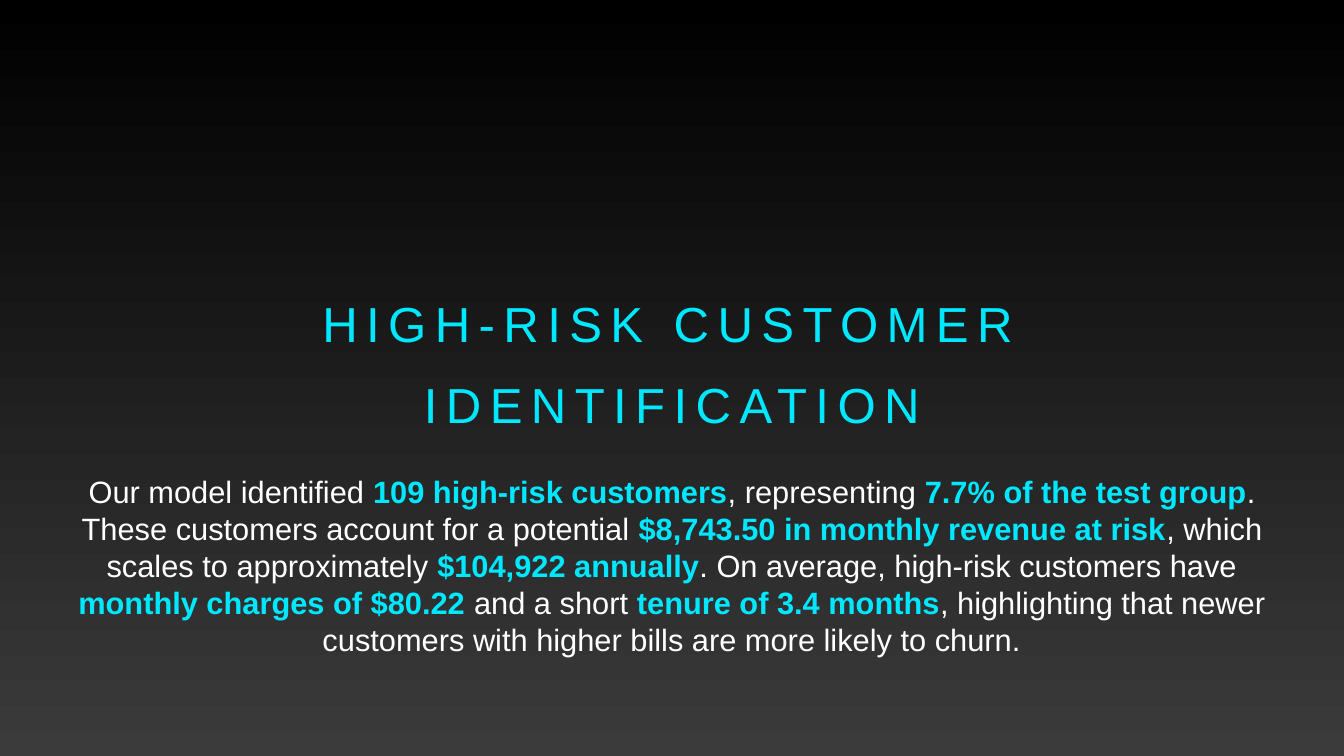
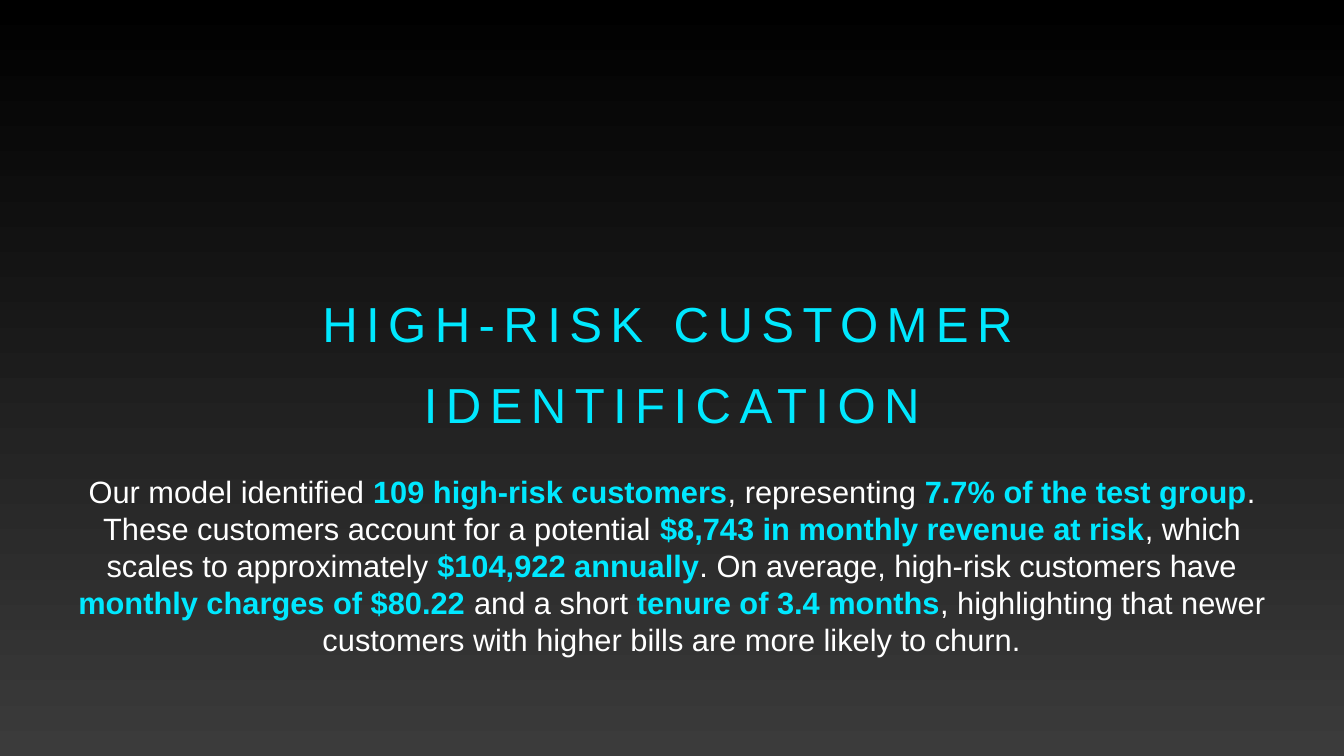
Before and after one commit to jackl92/Churn_analysis, a slide deck: slide 22 of presentations/churn_analysis_powerpoint.pptx. Drawn at 1344x756 pixels with LibreOffice and Linux fonts; fonts in the diff are those of the drawing. Boxes give left, top, right and bottom in pixels: in the first picture for what was removed or moved away, otherwise in the second. Text is boxed around its words. In the diff, an @@ line names an element or a change of style, - is before the commit and + after.

Commit message:
Update churn analysis presentations and add new PDF report

```diff
--- a/presentations/churn_analysis_powerpoint.pptx
+++ b/presentations/churn_analysis_powerpoint.pptx
@@ text at (78, 480, 1265, 656): text changed @@
-Our model identified 109 high-risk customers, representing 7.7% of the test group. These customers account for a potential $8,743.50 in monthly revenue at risk, which scales to approximately $104,922 annually. On average, high-risk customers have monthly charges of $80.22 and a short tenure of 3.4 months, highlighting that newer customers with higher bills are more likely to churn.
+Our model identified 109 high-risk customers, representing 7.7% of the test group. These customers account for a potential $8,743 in monthly revenue at risk, which scales to approximately $104,922 annually. On average, high-risk customers have monthly charges of $80.22 and a short tenure of 3.4 months, highlighting that newer customers with higher bills are more likely to churn.
```
Also in this commit, not shown: 2 other files.
